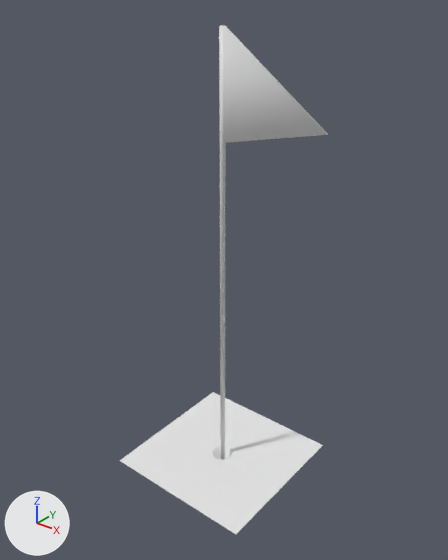
An edit to the FBX model Assets/Game/Various/sources/flag.fbx, drawn before and after from the same camera.
Both versions are drawn from a camera (50 mm lens) standing at (25.2, -31.3, 35.4) and looking at (0.1, 0.0, 16.0). Every picture has the same lights, and +X, +Y and +Z are marked at lower left. Materials are left out; every surface is plain grey. Where no turn or scale is listed for an object, it has been applied to the vertices.
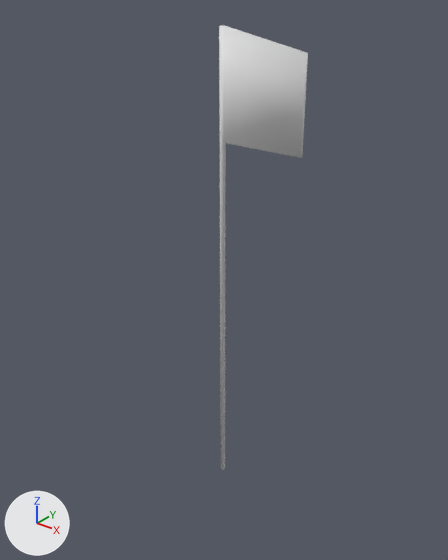
Where the change shows, as pixel boxes [x1, y1, x2, y2] in the pictures (448 x 560 px; the box of a moved part takes in the faces that stretch with it):
'Circle', deleted: before [120, 392, 323, 534]
'Circle.001', reshaped (18% narrower): before [219, 25, 328, 459]; after [219, 25, 308, 470]
part 1 of me_circle_001, moved or reshaped: before [224, 26, 328, 143]; after [224, 26, 308, 158]

The edits, one by one:
me_circle_001 has 20 vertices, 19 faces and spans x -0.2..7.7, y -0.2..0.2, z -1.6..32.8.
me_circle_001 is used by ob_circle_001; location (0.0, 0.0, 0.0).
Verts and faces of me_circle_001; kept vertices keep their numbers, new ones are numbered from 20.
Before the commit, vertices of me_circle_001: 10 (0.2, -0.1, 32.8) at pixel (223, 25), 11 (0.2, 0.1, 32.8) at pixel (225, 25), 12 (0.2, 0.1, 25.8) at pixel (225, 142), 14 (0.2, -0.1, 25.8) at pixel (223, 142), 18 (7.7, -0.1, 27.4) at pixel (326, 134).
Before the commit, vertices of me_circle_001: 19 (7.7, 0.1, 27.4) at pixel (328, 134).
Part 1, on me_circle_001:
Faces deleted: (12, 19, 18, 14), (11, 19, 12), (10, 14, 18).
Vertex 18 moves to (6.0, -0.1, 31.7), pixel (306, 53).
Vertex 19 moves to (6.0, 0.1, 31.7), pixel (308, 52).
New vertex 20 is at (6.0, 0.1, 25.8), pixel (302, 157).
New vertex 21 is at (6.0, -0.1, 25.8), pixel (300, 157).
New faces: (12, 20, 21, 14), (18, 21, 20, 19), (10, 14, 21, 18), (11, 19, 20, 12).
Object 'Circle' (ob_circle) is deleted.
